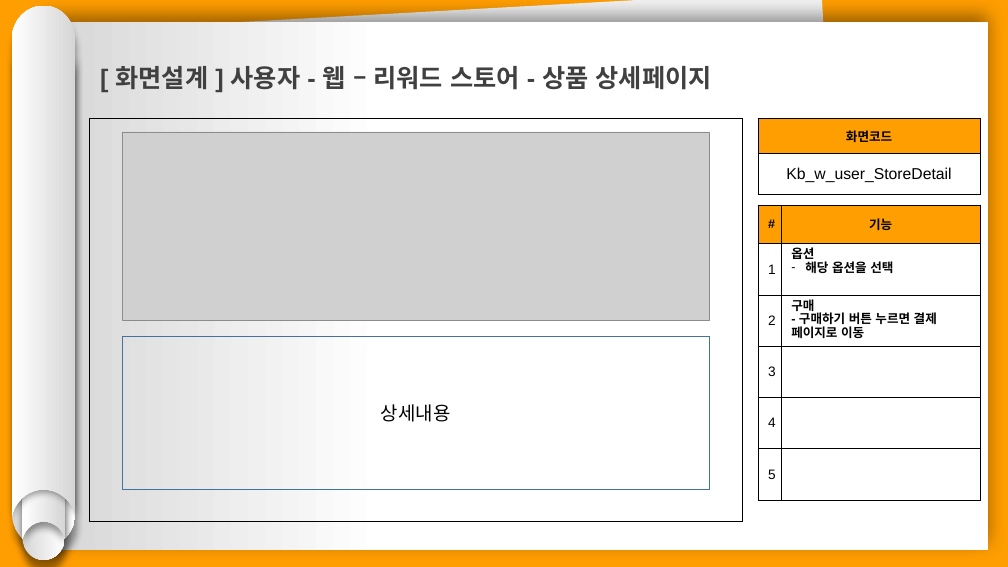
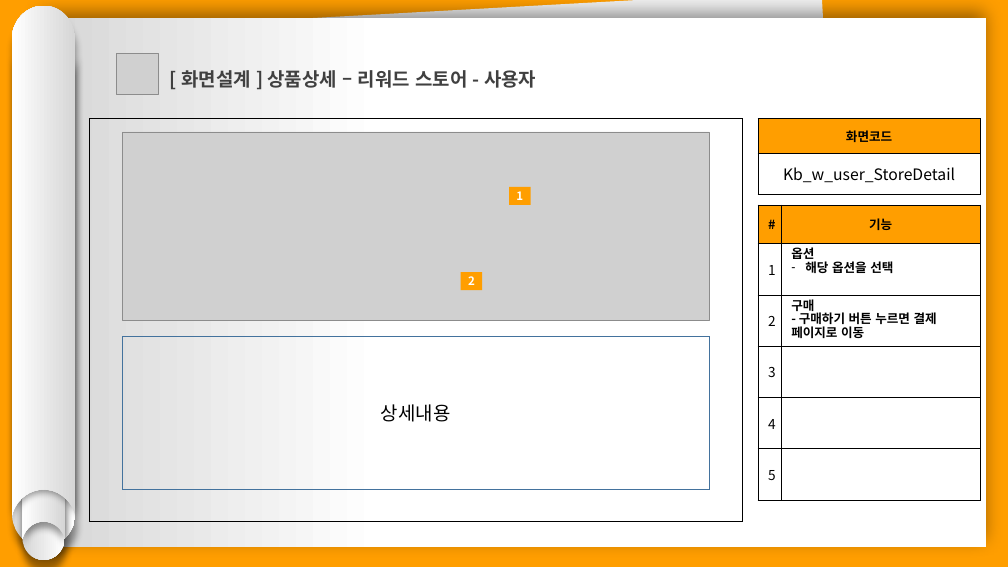
Before and after one commit to hhsw07/ezen-academy-projects, a slide deck: slide 3 of 0 발표용 파워포인트/project06 - 파워포인트 종합 - 기범.pptx. Drawn at 1008x567 pixels with LibreOffice and Linux fonts; fonts in the diff are those of the drawing; grey boxes stand for pictures. Boxes give left, top, right and bottom in pixels: in the first picture for what was removed or moved away, otherwise in the second. Text is boxed around its words. In the diff, an @@ line names an element or a change of style, - is before the commit and + after.

```diff
--- a/0 발표용 파워포인트/project06 - 파워포인트 종합 - 기범.pptx
+++ b/0 발표용 파워포인트/project06 - 파워포인트 종합 - 기범.pptx
@@ rectangle: place and size @@
-rectangle at <box>44,22,989,551</box>
+rectangle at <box>42,18,987,547</box>
@@ picture added at <box>117,53,159,95</box> @@
@@ text at <box>181,70,536,88</box>: text changed; size 24 to 18 pt; font Arial to Noto Sans CJK KR @@
-[ 화면설계 ] 사용자 - 웹 – 리워드 스토어 - 상품 상세페이지
+[ 화면설계 ] 상품상세 – 리워드 스토어 - 사용자
@@ table at <box>758,119,981,194</box> @@
@@ font Arial to Noto Sans CJK KR @@
@@ rectangle added at <box>509,187,530,205</box>, fill #FF9E00, 11 pt, text #FFFFFF, bold @@
+1
@@ table at <box>758,205,981,501</box> @@
@@ font Arial to Noto Sans CJK KR @@
@@ rectangle added at <box>461,272,482,290</box>, fill #FF9E00, 11 pt, text #FFFFFF, bold @@
+2
```
Also in this commit, not shown: 11 other slides changed, 1 slide removed.
